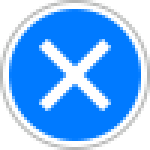
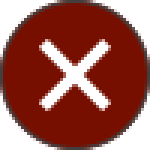
Layer changes from the first 150 x 150 image to the second:
painted on "Border" over [0, 0, 150, 150]
painted on "Background" over [0, 0, 150, 150]
